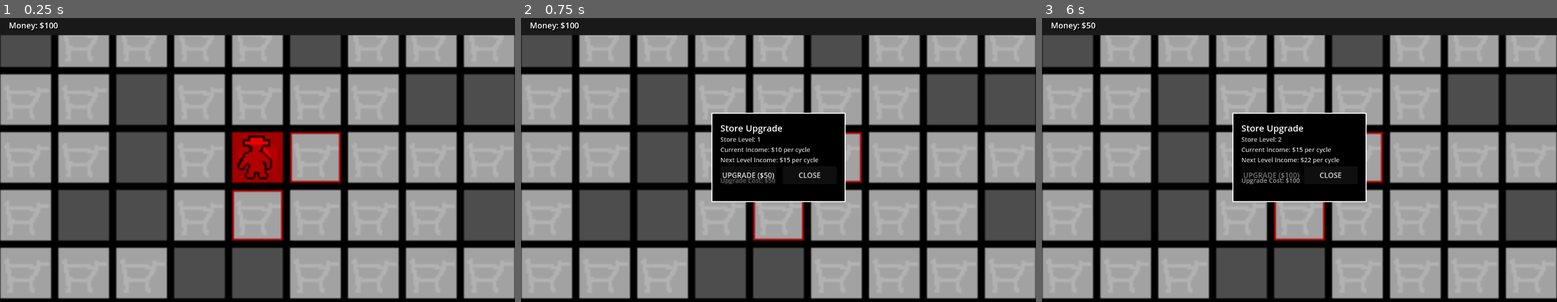
Above: before the commit, frames 1-3 (left to right).
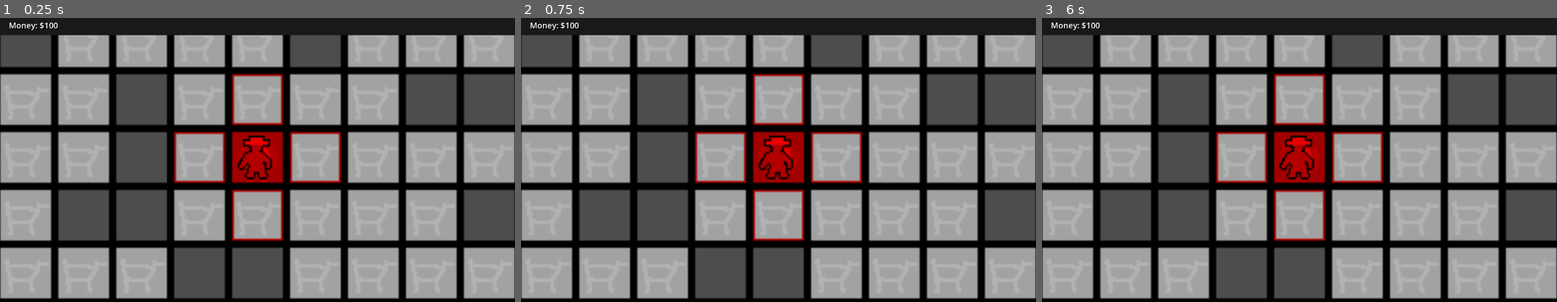
Above: after the commit, the same moments.

Repository: DATADEER/mobsters
Game: Godot game, scene res://Main.tscn
Same seed, same stepped clock (60 frames per second), same inputs: the game is played once before the commit and once after it.
Inputs (mouse positions are in pixels of both pictures, inside the frame that each line leads up to):
- Up to frame 1 (0.25 s): no input
- Up to frame 2 (0.75 s): tap Enter at 0.5 s; move the mouse to (778, 157) at 0.52 s; click (778, 157) at 0.67 s
- Up to frame 3 (6 s): click (1268, 174) at 1.25 s, where only the run before the commit has a clickable "UPGRADE ($50)"; tap Space at 2, 3.5, 5 s; move the mouse to (1196, 171) at 2.02 s; click (1196, 171) at 2.17 s; tap Enter at 2.75, 4.25 s; move the mouse to (1351, 94) at 2.77 s; click (1351, 94) at 2.92 s; move the mouse to (1273, 213) at 3.52 s; click (1273, 213) at 3.67 s; move the mouse to (1454, 199) at 4.27 s; click (1454, 199) at 4.42 s; move the mouse to (1145, 114) at 5.02 s; click (1145, 114) at 5.17 s; move the mouse to (1325, 157) at 5.77 s; click (1325, 157) at 5.92 s

The runs differ from the first frame. In frame 1, 0.9% of the frame differs, in the area x 33-56%, y 19-59%; in frame 2, 7.0%; in frame 3, 7.1%, in the area x 8-64%, y 1-65%.

Commit message:
fix tile adjacency highlight mismatch issue

Diff:
--- a/Main.gd
+++ b/Main.gd
@@ -353,17 +353,22 @@
 				store_states[cell_pos] = StoreState.NEUTRAL
 
 func get_tile_type_at(cell_pos: Vector2i) -> TileType:
-	var center_x = GRID_WIDTH / 2.0
-	var center_y = GRID_HEIGHT / 2.0
-
-	if cell_pos.x == int(center_x) and cell_pos.y == int(center_y):
+	# Check if position is an HQ
+	var hq_positions = get_hq_positions()
+	for hq_pos in hq_positions:
+		if cell_pos == hq_pos:
+			return TileType.HQ
+
+	# Use tilemap to determine actual tile type
+	var tile_source_id = tilemap.get_cell_source_id(0, cell_pos)
+	if tile_source_id == TileType.HQ:
 		return TileType.HQ
-	elif (cell_pos.x == int(center_x) - 1 and cell_pos.y == int(center_y)) or (cell_pos.x == int(center_x) + 1 and cell_pos.y == int(center_y)) or (cell_pos.x == int(center_x) and cell_pos.y == int(center_y) - 1) or (cell_pos.x == int(center_x) and cell_pos.y == int(center_y) + 1):
+	elif tile_source_id == TileType.STORE:
 		return TileType.STORE
-	elif (cell_pos.x + cell_pos.y) % 3 == 0:
+	elif tile_source_id == TileType.EMPTY:
 		return TileType.EMPTY
 	else:
-		return TileType.STORE
+		return TileType.EMPTY  # Default fallback
 
 func update_capturing_stores(delta):
 	for store_pos in capturing_stores.keys():
@@ -415,28 +420,11 @@
 		Vector2i(-1, 0), Vector2i(1, 0)
 	]
 
-	# Only log for tiles around Player 1's HQ (8,8)
-	var player1_hq = Vector2i(8, 8)
-	var is_around_hq = abs(store_pos.x - player1_hq.x) <= 1 and abs(store_pos.y - player1_hq.y) <= 1
-
-	if is_around_hq:
-		print("=== CHECKING ADJACENCY FOR STORE: ", store_pos, " ===")
-		print("Player owned tiles: ", player_owned_tiles[PlayerID.PLAYER_1])
-
 	for direction in directions:
 		var adjacent_pos = store_pos + direction
-		if is_around_hq:
-			print("  Checking adjacent position: ", adjacent_pos)
 		if adjacent_pos in player_owned_tiles[PlayerID.PLAYER_1]:
-			if is_around_hq:
-				print("    -> FOUND MATCH! Store is adjacent to owned territory")
 			return true
-		else:
-			if is_around_hq:
-				print("    -> Not owned")
-
-	if is_around_hq:
-		print("  -> NO ADJACENT OWNED TERRITORY FOUND")
+
 	return false
 
 func update_capturable_visual_feedback():
